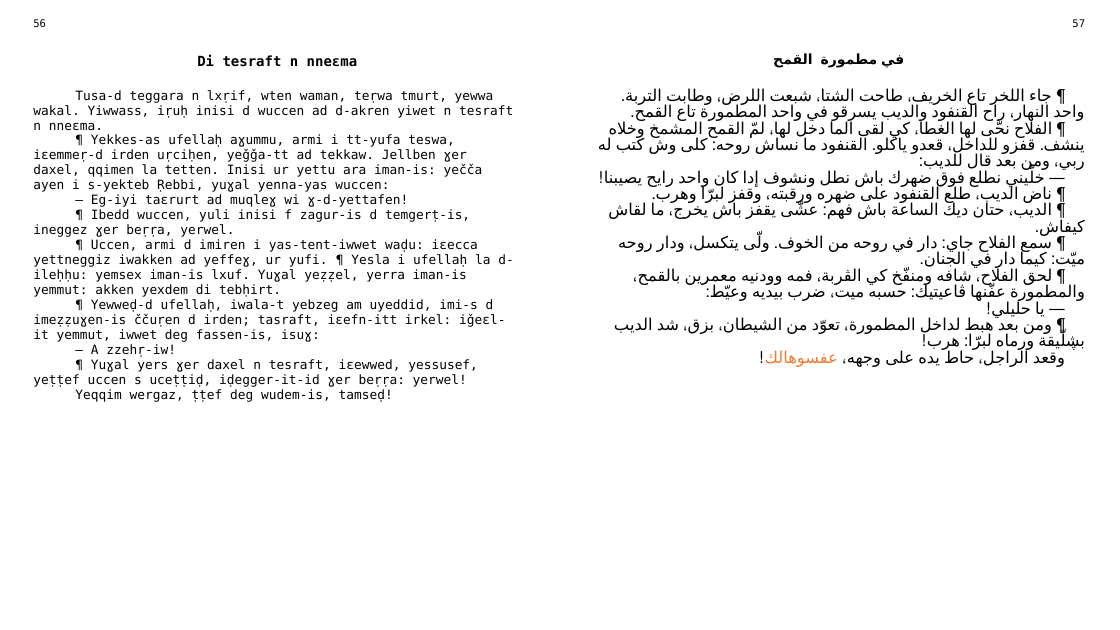
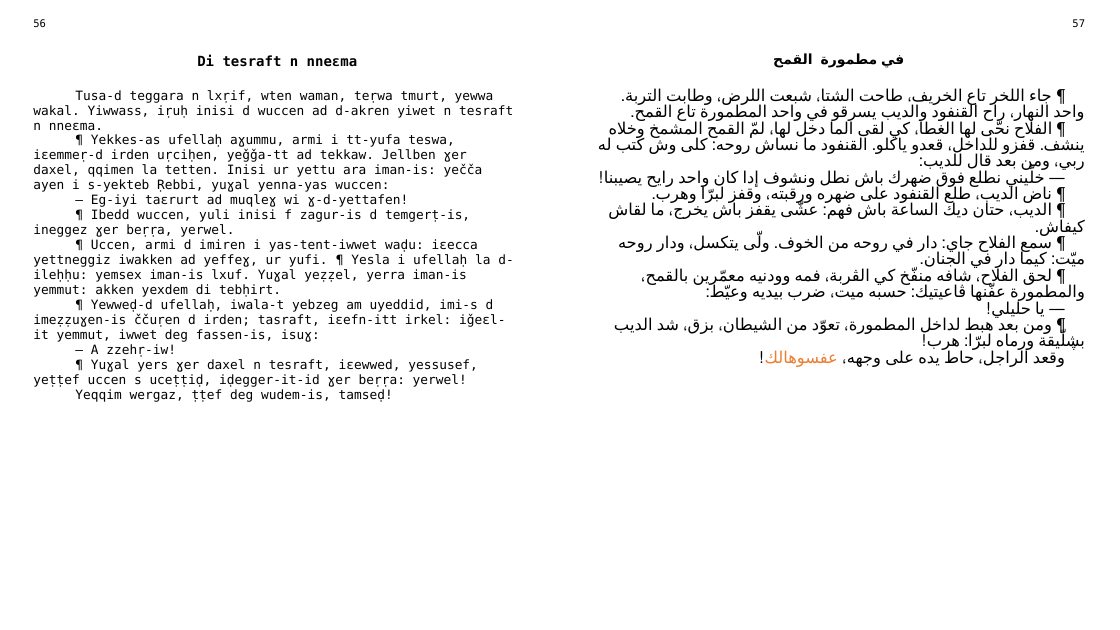
Before and after one commit to sferhah/tamacahut_n_wuccen, a slide deck: slide 25 of Uccen.ConsoleApp/Resources/pptx/uccen.arq.pptx. Drawn at 1120x630 pixels with LibreOffice and Linux fonts; fonts in the diff are those of the drawing. Boxes give left, top, right and bottom in pixels: in the first picture for what was removed or moved away, otherwise in the second. Text is boxed around its words. In the diff, an @@ line names an element or a change of style, - is before the commit and + after.

```diff
--- a/Uccen.ConsoleApp/Resources/pptx/uccen.arq.pptx
+++ b/Uccen.ConsoleApp/Resources/pptx/uccen.arq.pptx
@@ table at <box>25,13,1094,607</box> @@
-row 3, column 3: ¶ جاء اللخر تاع الخريف، طاحت الشتا، شبعت اللرض، وطابت التربة. واحد النهار، راح القنفود والديب يسرقو في واحد المطمورة تاع القمح. / ¶ الفلاح نحّى لها الغطا، كي لقى الما دخل لها، لمّ القمح المشمخ وخلاه ينشف. قفزو للداخل، قعدو ياكلو. القنفود ما نساش روحه: كلى وش كتب له ربي، ومن بعد قال للديب: / — خلّيني نطلع فوق ضهرك باش نطل ونشوف إدا كان واحد رايح يصيبنا! / ¶ ناض الديب، طلع القنفود على ضهره ورقبته، وقفز لبرّا وهرب. / ¶ الديب، حتان ديك الساعة باش فهم: عشّى يقفز باش يخرج، ما لقاش كيفاش. / ¶ سمع الفلاح جاي: دار في روحه من الخوف. ولّى يتكسل، ودار روحه ميّت: كيما دار في الجنان. / ¶ لحق الفلاح، شافه ومنفّخ كي الڤربة، فمه وودنيه معمرين بالقمح، والمطمورة عفّنها ڨاعيتيك: حسبه ميت، ضرب بيديه وعيّط: / — يا حليلي! / ¶ ومن بعد هبط لداخل المطمورة، تعوّد من الشيطان، بزق، شد الديب بڜلّيقة ورماه لبرّا: هرب! / وقعد الراجل، حاط يده على وجهه، عفسوهالك!
+row 3, column 3: ¶ جاء اللخر تاع الخريف، طاحت الشتا، شبعت اللرض، وطابت التربة. واحد النهار، راح القنفود والديب يسرقو في واحد المطمورة تاع القمح. / ¶ الفلاح نحّى لها الغطا، كي لقى الما دخل لها، لمّ القمح المشمخ وخلاه ينشف. قفزو للداخل، قعدو ياكلو. القنفود ما نساش روحه: كلى وش كتب له ربي، ومن بعد قال للديب: / — خلّيني نطلع فوق ضهرك باش نطل ونشوف إدا كان واحد رايح يصيبنا! / ¶ ناض الديب، طلع القنفود على ضهره ورقبته، وقفز لبرّا وهرب. / ¶ الديب، حتان ديك الساعة باش فهم: عشّى يقفز باش يخرج، ما لقاش كيفاش. / ¶ سمع الفلاح جاي: دار في روحه من الخوف. ولّى يتكسل، ودار روحه ميّت: كيما دار في الجنان. / ¶ لحق الفلاح، شافه منفّخ كي الڤربة، فمه وودنيه معمّرين بالقمح، والمطمورة عفّنها ڨاعيتيك: حسبه ميت، ضرب بيديه وعيّط: / — يا حليلي! / ¶ ومن بعد هبط لداخل المطمورة، تعوّد من الشيطان، بزق، شد الديب بڜلّيقة ورماه لبرّا: هرب! / وقعد الراجل، حاط يده على وجهه، عفسوهالك!
```
Also in this commit, not shown: 1 other file.
